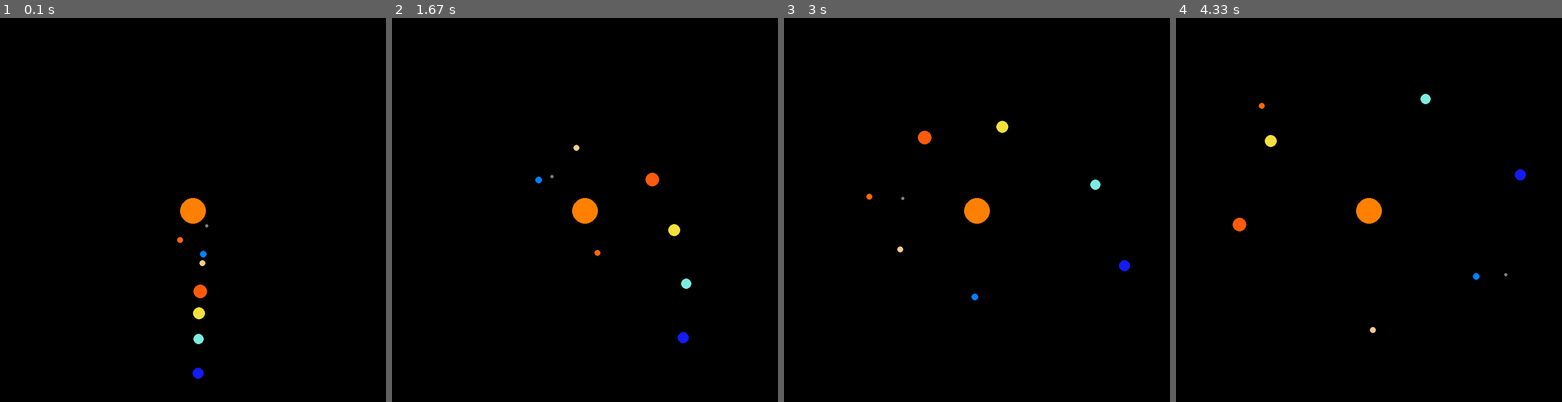
Above: before the commit, frames 1-4 (left to right).
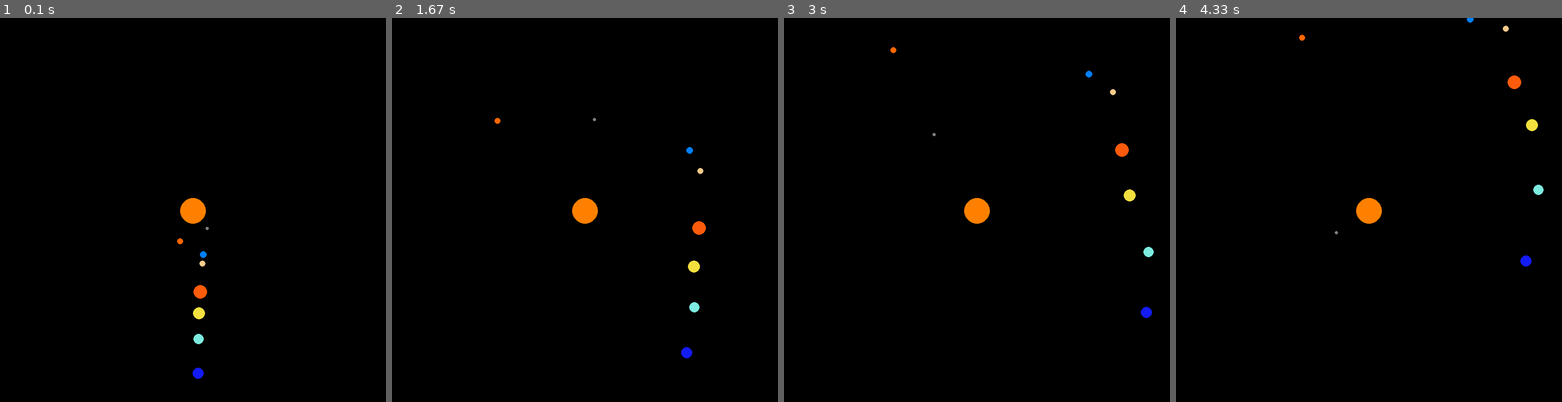
Above: after the commit, the same moments.

Repository: myhotchoc/Space-Simulator
Game: pygame game, started from Gravity v3.py
The game is run twice, just before and just after one commit, with the same random seed, the same clock (stepped at 60 frames per second) and the same inputs.
Inputs (mouse positions are in pixels of both pictures, inside the frame that each line leads up to):
- Up to frame 1 (0.1 s): no input
- Up to frame 2 (1.67 s): click (585, 210) at 0.38 s; click (623, 298) at 0.72 s; click (727, 348) at 1.05 s; press the mouse at (727, 348) at 1.37 s; move the mouse to (658, 298) at 1.47 s; release the mouse at (588, 252) at 1.6 s
- Up to frame 3 (3 s): click (977, 259) at 1.72 s; press the mouse at (977, 259) at 2.03 s; move the mouse to (1027, 217) at 2.13 s; release the mouse at (1077, 179) at 2.27 s; press the mouse at (977, 259) at 2.37 s; move the mouse to (1046, 217) at 2.47 s; release the mouse at (1115, 179) at 2.6 s; press the mouse at (977, 259) at 2.7 s; move the mouse to (1046, 271) at 2.8 s; release the mouse at (1112, 286) at 2.93 s
- Up to frame 4 (4.33 s): press the mouse at (1369, 259) at 3.03 s; move the mouse to (1376, 225) at 3.13 s; release the mouse at (1384, 194) at 3.27 s; press the mouse at (1369, 259) at 3.37 s; move the mouse to (1326, 202) at 3.47 s; release the mouse at (1284, 144) at 3.6 s; press the mouse at (1369, 259) at 3.7 s; move the mouse to (1419, 256) at 3.8 s; release the mouse at (1473, 252) at 3.93 s; click (1253, 355) at 4.05 s

The runs differ from the first frame. In frame 1, less than 0.1% of the frame differs, in the area x 45-55%, y 53-74%; in frame 2, 0.7%, in the area x 26-82%, y 26-89%; in frame 3, 0.7%; in frame 4, 0.7%.

Commit message:
Update Gravity v3.py

Diff:
--- a/Gravity v3.py
+++ b/Gravity v3.py
@@ -20,7 +20,7 @@
 BLACK = (0, 0, 0)
 
 ## Newton's Gravitational Constant but I changed the value
-G = 50
+G = 30
 
 mercury_col = GREY
 venus_col = BLOODORANGE
@@ -139,7 +139,7 @@
 
         ## Adds current position to list of all positions
         ## Comment me out to stop the planet trails
-        self.past.append([self.px, self.py])
+        #self.past.append([self.px, self.py])
 
 
 ## Setting window size, defining screen
